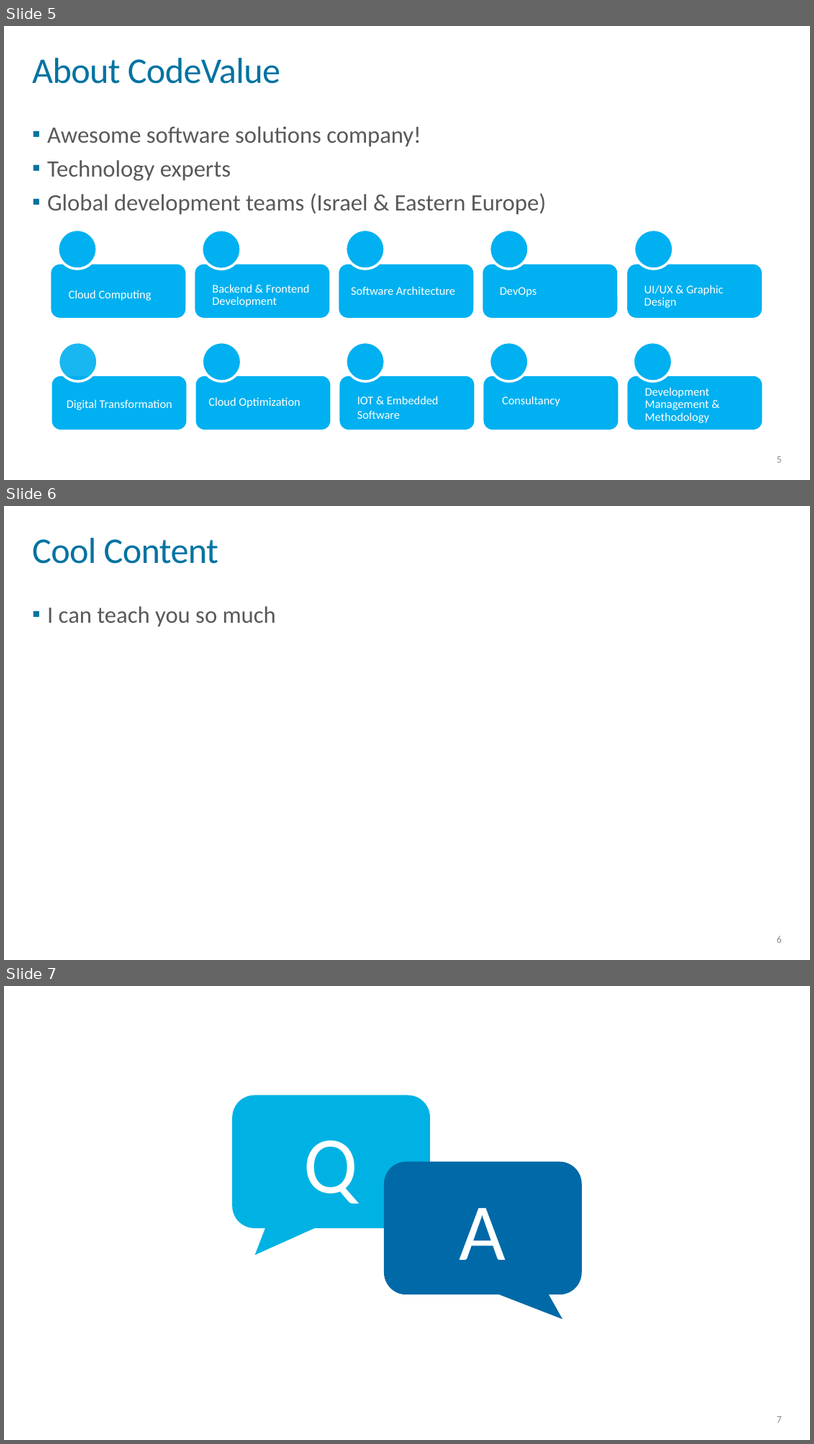
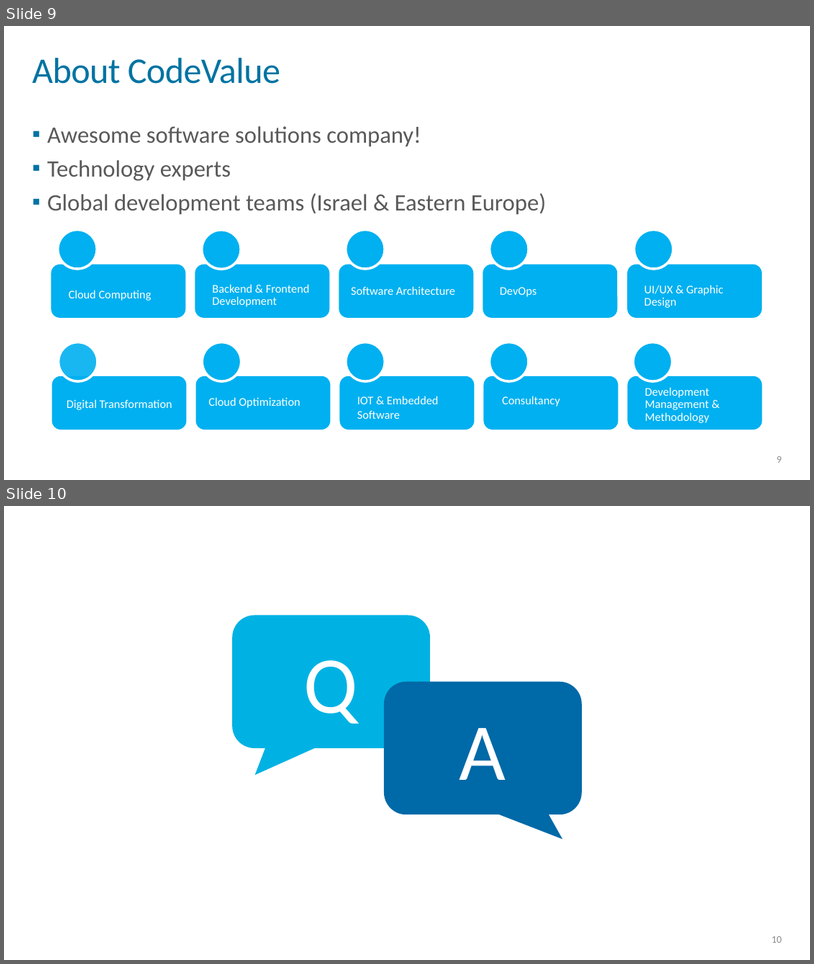
Before and after one commit to MarkG/architecture-next-2025, a slide deck: presentation/Vibe Coding.pptx. Shown one above the other, each under a label of ours: slides 5, 6 and 7 before the commit, slides 9 and 10 after it. The pictures are 814x1444 and 814x964 pixels, drawn with LibreOffice and Linux fonts; fonts in the diff are those of the drawing; background and template pictures are left out. Boxes give left, top, right and bottom in pixels: in the first picture for what was removed or moved away, otherwise in the second. Text is boxed around its words. In the diff, an @@ line names an element or a change of style, - is before the commit and + after.

```diff
--- a/presentation/Vibe Coding.pptx
+++ b/presentation/Vibe Coding.pptx
@@ slide 6 removed at [4, 506, 810, 960], background #FFFFFF @@
@@ title removed at [32, 538, 219, 564] @@
-Cool Content
@@ text removed at [47, 606, 276, 627] @@
-▪ I can teach you so much
@@ page number removed at [777, 935, 782, 942] @@
-6
@@ what was slide 5 is now slide 9 @@
@@ what was slide 7 is now slide 10 @@
@@ page number at [772, 936, 782, 942]: text changed @@
-7
+10
```
Also in this commit, not shown: 1 slide changed, 5 slides added, 1 other slide removed, 3 other files.
